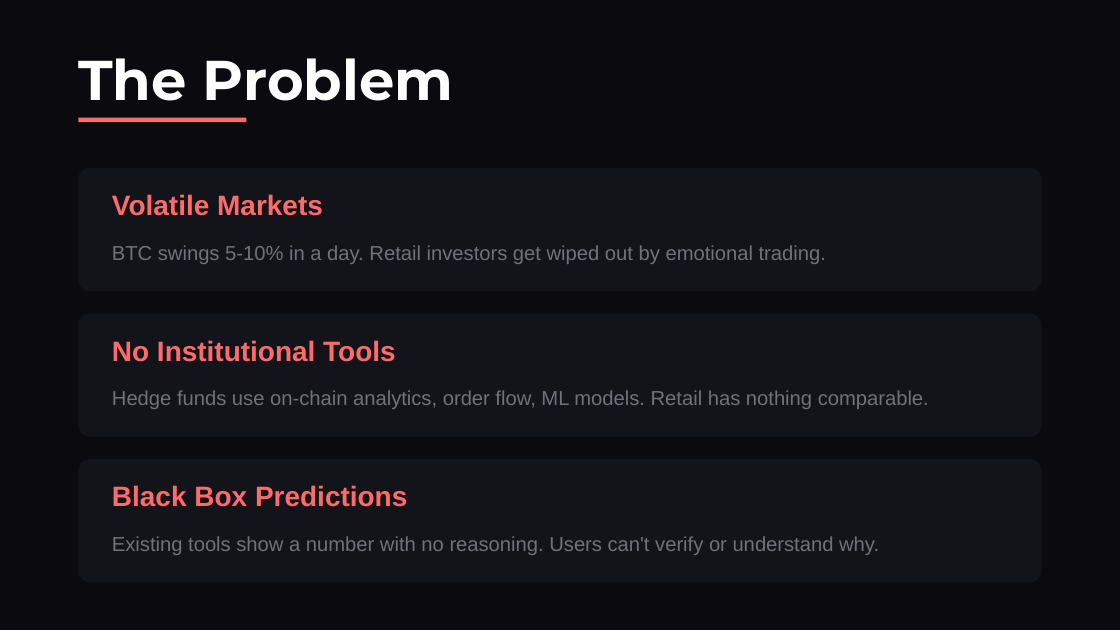
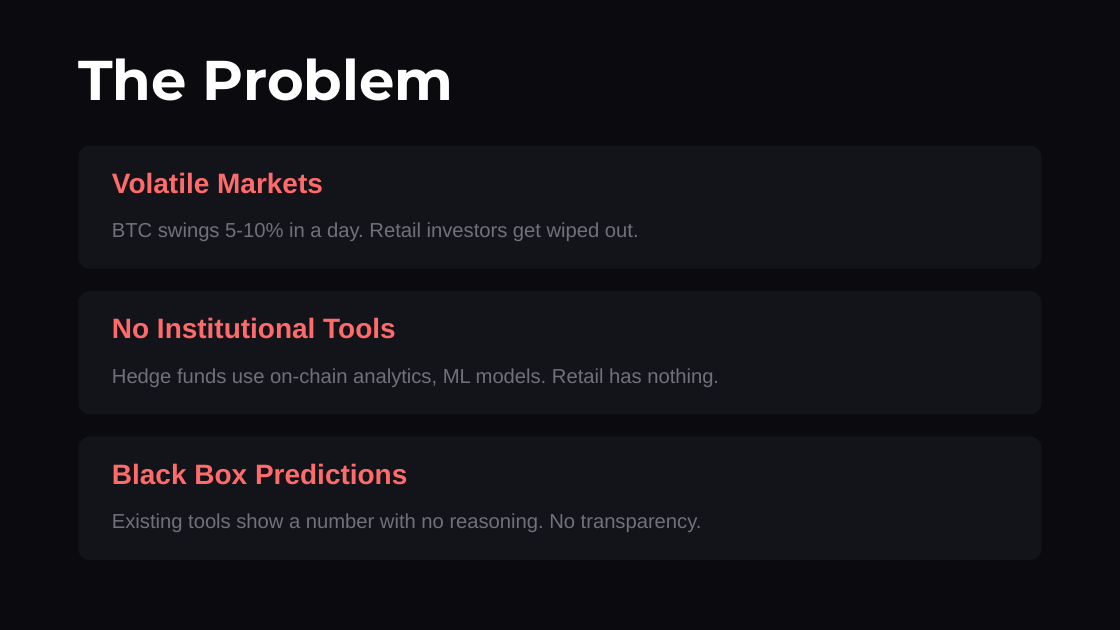
Before and after one commit to saieshagupta-cpu/truemarkets-predictions, a slide deck: slide 2 of TrueMarkets_Pitch_Deck.pptx. Drawn at 1120x630 pixels with LibreOffice and Linux fonts; fonts in the diff are those of the drawing. Boxes give left, top, right and bottom in pixels: in the first picture for what was removed or moved away, otherwise in the second. Text is boxed around its words. In the diff, an @@ line names an element or a change of style, - is before the commit and + after.

```diff
--- a/TrueMarkets_Pitch_Deck.pptx
+++ b/TrueMarkets_Pitch_Deck.pptx
@@ rectangle removed at (x1=78, y1=118, x2=246, y2=122) @@
@@ 2 texts, 2 rounded rectangles moved together from (x1=78, y1=168, x2=1042, y2=582) to (x1=78, y1=146, x2=1042, y2=560) @@
@@ text "Volatile Markets" moved from (x1=112, y1=194, x2=323, y2=216) to (x1=112, y1=172, x2=323, y2=194) @@
@@ text at (x1=112, y1=222, x2=639, y2=241): text changed @@
-BTC swings 5-10% in a day. Retail investors get wiped out by emotional trading.
+BTC swings 5-10% in a day. Retail investors get wiped out.
@@ rounded rectangle moved from (x1=78, y1=314, x2=1042, y2=437) to (x1=78, y1=291, x2=1042, y2=414) @@
@@ text at (x1=112, y1=368, x2=719, y2=387): text changed @@
-Hedge funds use on-chain analytics, order flow, ML models. Retail has nothing comparable.
+Hedge funds use on-chain analytics, ML models. Retail has nothing.
@@ text at (x1=112, y1=513, x2=702, y2=532): text changed @@
-Existing tools show a number with no reasoning. Users can't verify or understand why.
+Existing tools show a number with no reasoning. No transparency.
```
Also in this commit, not shown: 6 other slides changed, 2 slides added, 1 slide removed, 6 other files.
